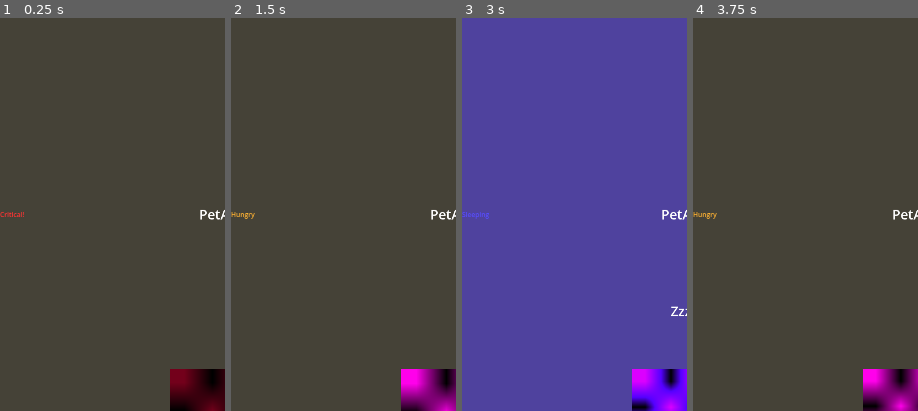
Above: before the commit, frames 1-4 (left to right).
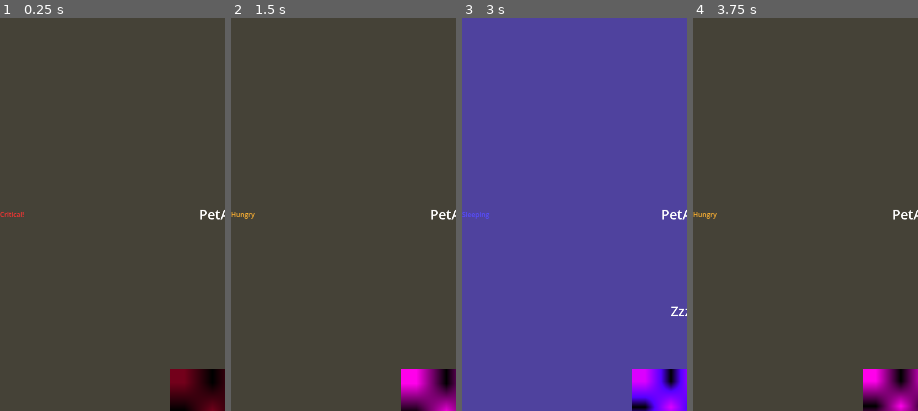
Above: after the commit, the same moments.

Repository: mboracingoz/Hatchi
Game: Godot game, scene res://Scenes/main.tscn
Two runs of this game, one before a commit and one after it. Both use one fixed random seed, a clock stepped at 60 frames per second and the inputs below. This scene is started directly instead of the project's main scene.
Inputs:
- Up to frame 1 (0.25 s): no input
- Up to frame 2 (1.5 s): click "FEED" at 0.5 s; click "Cuddle" at 1.25 s
- Up to frame 3 (3 s): click "Clean" at 2 s; click "Sleep" at 2.75 s
- Up to frame 4 (3.75 s): click "Sleep" at 3.5 s
The pictures show only the part of the screen within x 0-50%, y 15-65%; the shares and areas given below are measured in that part.

The runs differ from the first frame. In frame 1, less than 0.1% of the frame differs, in the area x 4-11%, y 49-51%; in frame 2, nothing differs; in frame 3, less than 0.1%; in frame 4, less than 0.1%.

Commit message:
Added animated feedback to state label for responsive state change visuals

Diff:
--- a/Core/pet/PetStateController.gd
+++ b/Core/pet/PetStateController.gd
@@ -41,6 +41,9 @@
 #Action Tweens
 var action_tween: Tween
 
+#State Text
+var state_text_tween: Tween
+
 @export var need_system: Node
 
 
@@ -123,6 +126,7 @@
 	if state_label != null:
 		state_label.text = get_state_text(current_state)
 		state_label.modulate = get_state_color(current_state)
+		play_state_text_feedback()
 
 func update_action_buttons() -> void:
 	if sleep_button == null:
@@ -374,6 +378,9 @@
 
 
 func play_action_reaction(strength: float = 1.1) -> void:
+	stop_breathing_animation()
+	stop_critical_pulse()
+
 	if pet_visual == null:
 		return
 
@@ -386,6 +393,7 @@
 
 	action_tween.tween_property(pet_visual, "scale", Vector2(strength, strength), 0.12)
 	action_tween.tween_property(pet_visual, "scale", Vector2.ONE, 0.18)
+	action_tween.tween_callback(func():update_state_animations())
 
 func show_sleep_warning(text: String) -> void:
 	if sleep_warning_label == null:
@@ -412,3 +420,20 @@
 		sleep_warning_label.visible = false
 		sleep_warning_label.position = start_pos
 	)
+
+func play_state_text_feedback() -> void:
+	if state_label == null:
+		return
+
+	if state_text_tween != null:
+		state_text_tween.kill()
+
+	state_label.scale = Vector2.ONE
+	state_label.modulate.a = 1.0
+
+	state_text_tween = create_tween()
+	state_text_tween.set_trans(Tween.TRANS_BACK)
+	state_text_tween.set_ease(Tween.EASE_OUT)
+
+	state_text_tween.tween_property(state_label, "scale", Vector2(1.15, 1.15), 0.12)
+	state_text_tween.tween_property(state_label, "scale", Vector2.ONE, 0.18)
